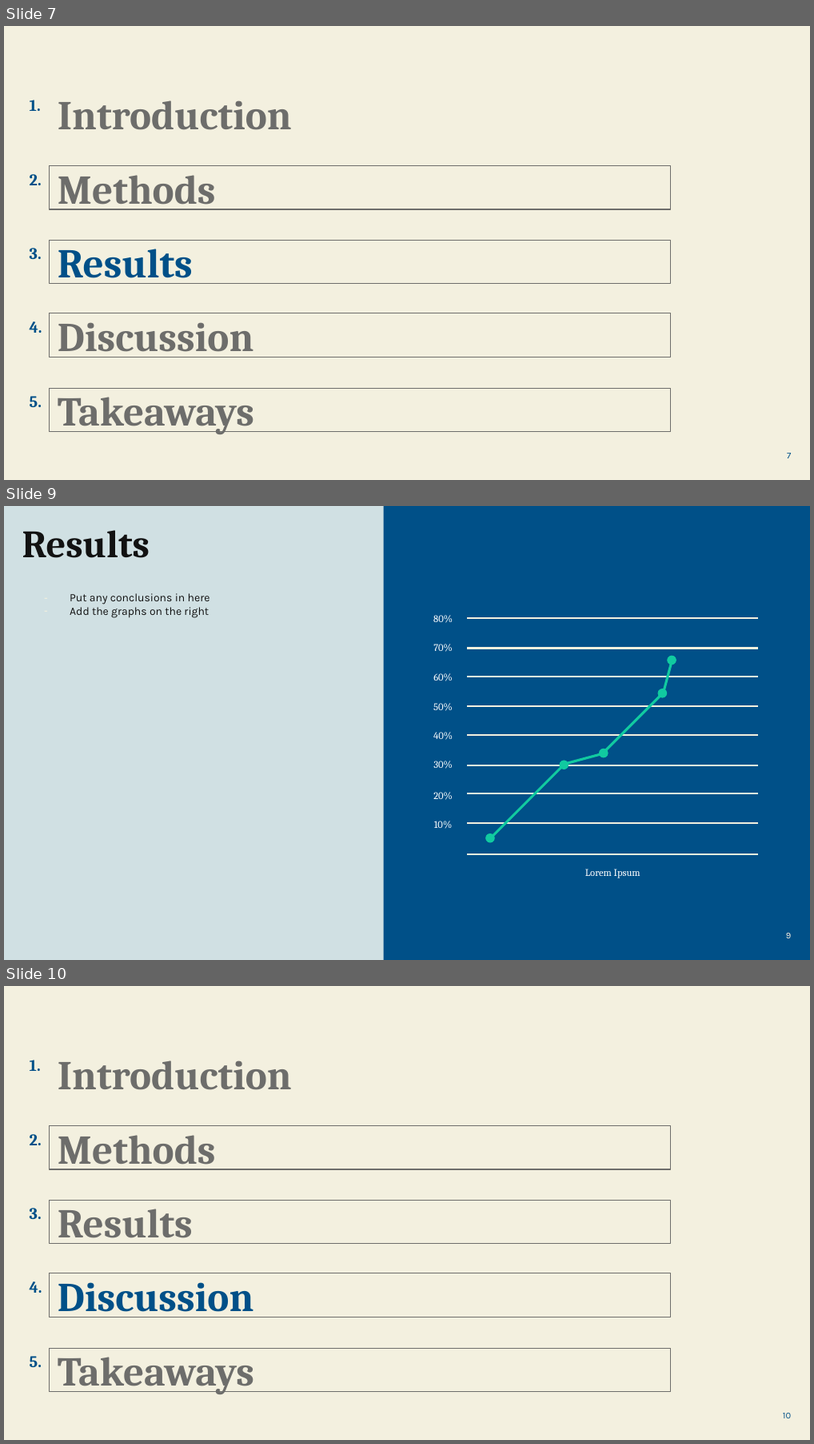
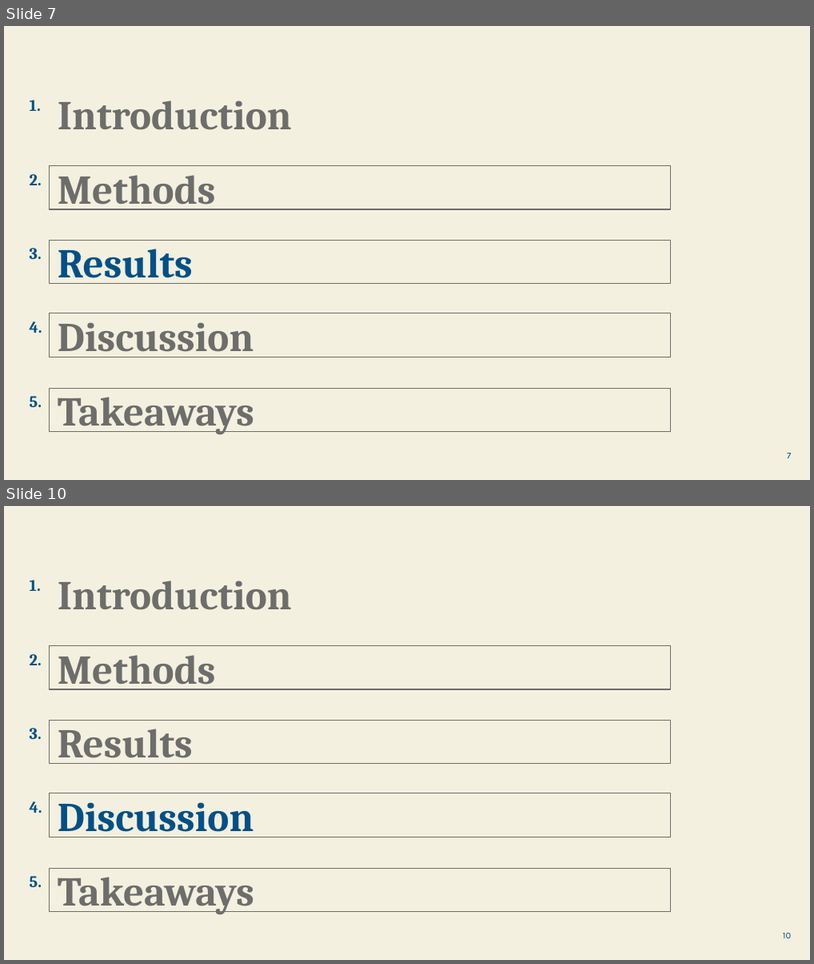
Before and after one commit to happyemanaloto/Project1_Group3, a slide deck: Group 3 Ironkagle Presentation.pptx. Shown one above the other, each under a label of ours: slides 7, 9 and 10 before the commit, slides 7 and 10 after it; the slides between them are not shown. The pictures are 814x1444 and 814x964 pixels, drawn with LibreOffice and Linux fonts; fonts in the diff are those of the drawing. Boxes give left, top, right and bottom in pixels: in the first picture for what was removed or moved away, otherwise in the second. Text is boxed around its words. In the diff, an @@ line names an element or a change of style, - is before the commit and + after.

```diff
--- a/Group 3 Ironkagle Presentation.pptx
+++ b/Group 3 Ironkagle Presentation.pptx
@@ slide 9 removed at [4, 506, 810, 960], background #D0E0E3 @@
@@ rectangle removed at [384, 506, 810, 959] @@
@@ title removed at [22, 530, 150, 558] @@
-Results
@@ text removed at [70, 593, 210, 618] @@
-– Put any conclusions in here
-– Add the graphs on the right
@@ text removed at [434, 615, 453, 623] @@
-80%
@@ line removed from (468, 618) to (758, 618) @@
@@ text removed at [434, 644, 453, 652] @@
-70%
@@ line removed from (468, 648) to (758, 648) @@
@@ text removed at [434, 673, 453, 681] @@
-60%
@@ line removed from (664, 692) to (673, 661) @@
@@ ellipse removed at [668, 655, 678, 665] @@
@@ line removed from (468, 676) to (758, 676) @@
@@ line removed from (604, 752) to (664, 692) @@
@@ ellipse removed at [658, 688, 668, 698] @@
@@ text removed at [434, 703, 453, 711] @@
-50%
@@ line removed from (468, 706) to (758, 706) @@
@@ text removed at [434, 732, 453, 740] @@
-40%
@@ line removed from (468, 735) to (758, 735) @@
@@ text removed at [434, 760, 453, 768] @@
-30%
@@ line removed from (468, 765) to (758, 765) @@
@@ line removed from (490, 838) to (566, 764) @@
@@ ellipse removed at [560, 760, 570, 770] @@
@@ line removed from (566, 764) to (603, 753) @@
@@ ellipse removed at [599, 748, 609, 757] @@
@@ text removed at [434, 792, 453, 800] @@
-20%
@@ line removed from (468, 793) to (758, 793) @@
@@ text removed at [434, 820, 452, 828] @@
-10%
@@ line removed from (468, 823) to (758, 823) @@
@@ ellipse removed at [486, 833, 495, 843] @@
@@ line removed from (468, 854) to (758, 854) @@
@@ text removed at [586, 868, 641, 878] @@
-Lorem Ipsum
@@ page number removed at [786, 932, 791, 938] @@
-9
```
Also in this commit, not shown: 3 slides changed, 2 slides added, 1 other slide removed.
